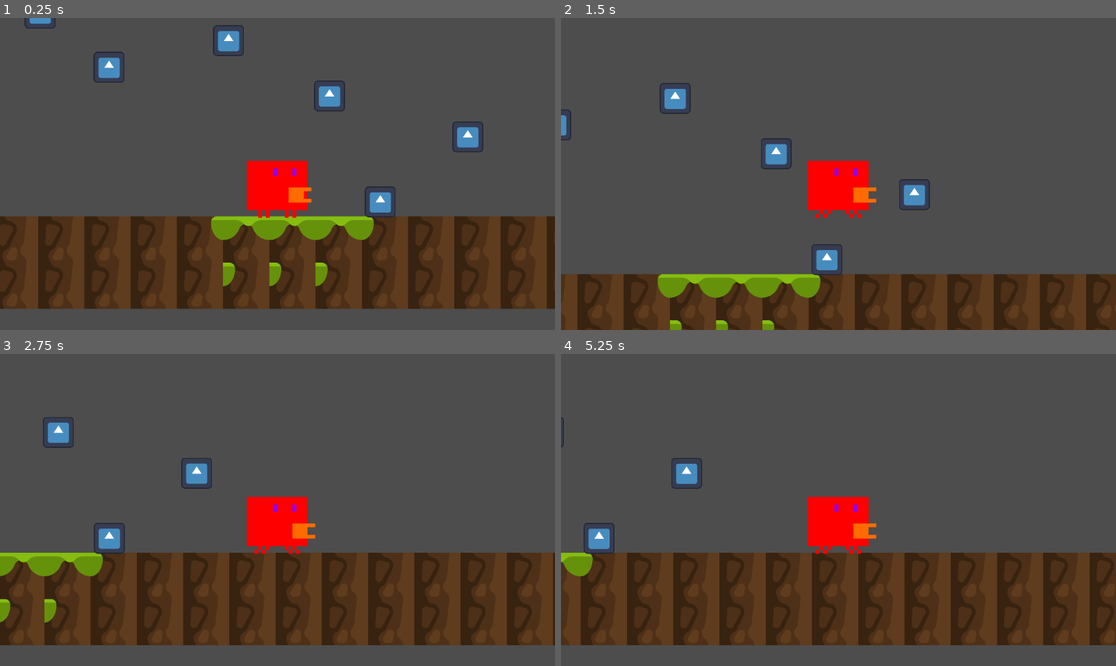
Above: before the commit, frames 1-4 (two rows, left to right).
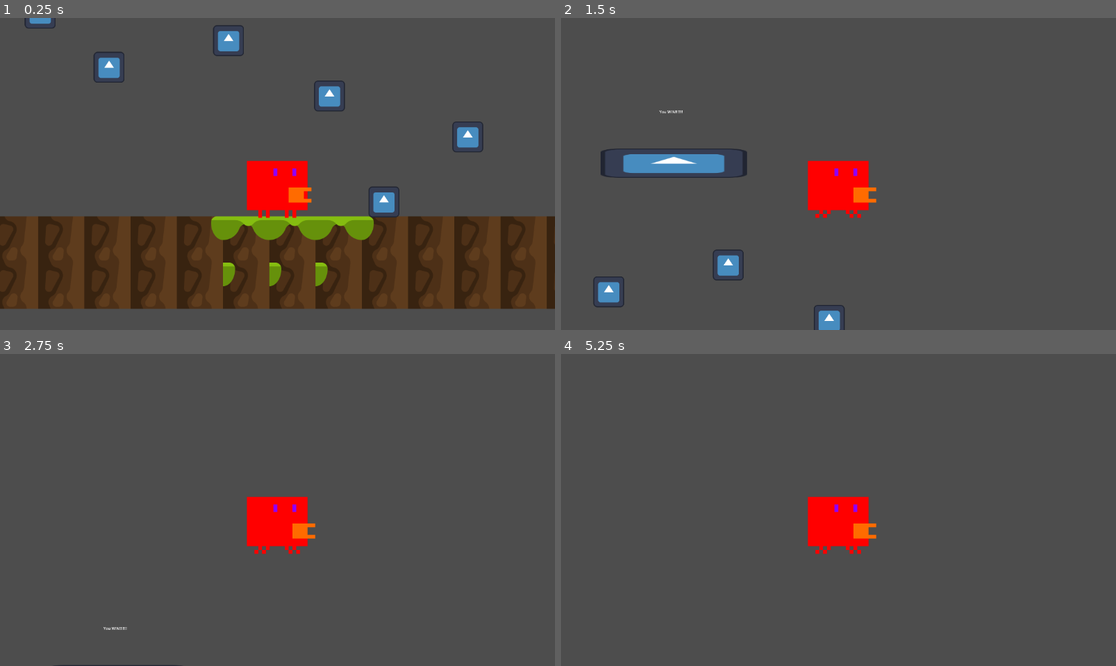
Above: after the commit, the same moments.

Repository: scuffedplus/crabGameCPT
Game: Godot game, scene res://new_scene.tscn
The game is run twice, just before and just after one commit, with the same random seed, the same clock (stepped at 60 frames per second) and the same inputs. The engine's default icon, where the game draws it, is replaced by a stand-in: a white triangle on a blue panel in a dark square.
Inputs:
- Up to frame 1 (0.25 s): no input
- Up to frame 2 (1.5 s): hold Z 0.53-1.28 s; hold Right (ui_right) from 0.53 s (still down); tap Z at 1.35 s
- Up to frame 3 (2.75 s): release Right (ui_right) at 2.03 s; hold Left (ui_left) from 2.03 s (still down); hold X from 2.03 s (still down); tap Z at 2.3 s
- Up to frame 4 (5.25 s): release Left (ui_left) at 2.78 s; release X at 2.78 s; hold Right (ui_right) 2.78-4.28 s; tap Shift at 2.85 s; tap Z at 3.05, 4.35 s; hold Z 3.53-4.28 s; hold Left (ui_left) 4.28-5.03 s; hold Right (ui_right) from 5.03 s (still down); hold X from 5.03 s (still down)

The runs differ from the first frame. In frame 1, 0.2% of the frame differs, in the area x 65-72%, y 54-64%; in frame 2, 21%; in frame 3, 31%, in the area x 0-100%, y 20-100%; in frame 4, 30%.
Error before the commit: Attempt to call function 'play' in base 'null instance' on a null instance. (res://Enemy)

Commit message:
JUMP TESTING DO NOT DOWNLOAD
Jumping is currently very messed up. DO NOT DOWNLOAD THIS.

Diff:
--- a/Crab Game Godot/Enemy Template/EnemyMovement.gd
+++ b/Crab Game Godot/Enemy Template/EnemyMovement.gd
@@ -9,22 +9,16 @@
 @onready var animator = $AnimationPlayer
 
 func anim():
-	animator.play("Walking")
+	pass
+	#animator.play("Walking")
 # Called every frame. 'delta' is the elapsed time since the previous frame.
 func _process(delta):
 	i = i+1
-	if i == walkdist:
-		anim()
+	if i <= walkdist:
+		position.x = position.x + dir
 	else:
-		if i > walkdist:
-			i = 0
-
-#
-#	if i <= walkdist:
-#		position.x = position.x + dir
-#	else:
-#		i = 0
-#		dir = dir * -1
+		i = 0
+		dir = dir * -1
 
 
 func _on_enemy_hitbox_tree_exited():
--- a/Crab Game Godot/Player/CharacterBodyMovement2D.gd
+++ b/Crab Game Godot/Player/CharacterBodyMovement2D.gd
@@ -1,4 +1,12 @@
 extends CharacterBody2D
+
+const MaxJumpHeight = 3000
+var CurrentJumpHeight = 0
+var Jumping = false
+const JUMP_VELOCITY = 600.0
+const JUMP_SPEED = 15
+
+const MaxFallSpeed = -20
 
 #Each item in this list corresponds to an animation
 #Closer to first means higher priority
@@ -43,8 +51,6 @@
 const MidAirMaxDecel = 8
 const OnGroundMaxDecel = 25
 
-const JUMP_VELOCITY = -1000.0
-
 # Get the gravity from the project settings to be synced with RigidBody nodes.
 var gravity = ProjectSettings.get_setting("physics/2d/default_gravity")*2
 
@@ -96,15 +102,19 @@
 
 	Midair = !is_on_floor()
 
-#JUMPING CODE
+#Midair CODE
 	if (Midair):
 		animation.play("Jump")
 		MaxDecel = MidAirMaxDecel
 		if (Poundability):
-			velocity.y += gravity * delta
+			if (velocity.y > MaxFallSpeed):
+				velocity.y += gravity * delta
 		else:
 			animation.play("GroundPound")
 	else:
+		CurrentJumpHeight = 0
+		Jumping = false
+
 		MaxDecel = OnGroundMaxDecel
 		if (Poundability == false):
 			UnGroundPound()
@@ -130,8 +140,15 @@
 
 
 #JUMPING LOGIC
-	if (Input.is_key_pressed(KEY_Z) and is_on_floor()):
-		velocity.y = JUMP_VELOCITY
+	if (Input.is_key_pressed(KEY_Z) and (is_on_floor()) or Jumping):
+		Jumping = true
+		if ((CurrentJumpHeight < MaxJumpHeight) && Input.is_key_pressed(KEY_Z)):
+			CurrentJumpHeight += JUMP_SPEED
+			print("CURRENT JH " + str(CurrentJumpHeight))
+			position.y -= JUMP_SPEED
+		else:
+			velocity.y = -JUMP_VELOCITY
+			Jumping = false
 
 #LEFT AND RIGHT ACCELLERATION CODE
 	if (Input.is_key_pressed(KEY_SHIFT)):
